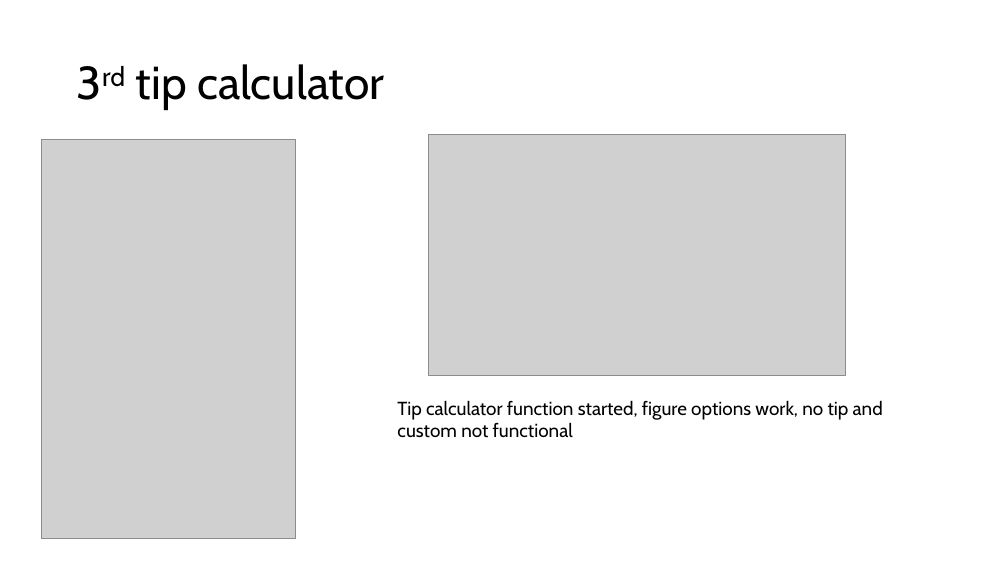
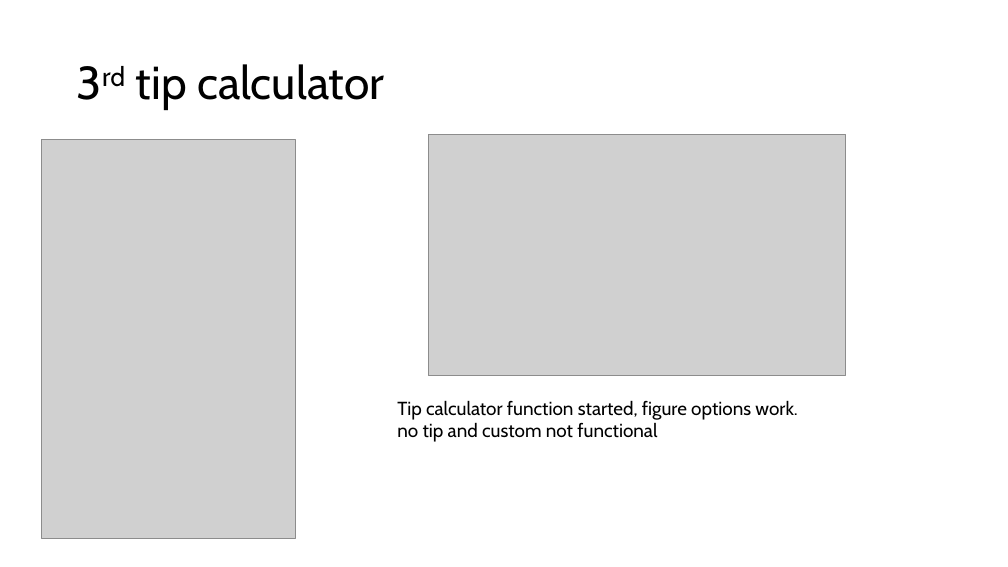
Before and after one commit to PengoPango/403IT_Programming_repos, a slide deck: slide 4 of 403_Programming/assignments/tipcalculatorprogress_screenshots.pptx. Drawn at 1008x567 pixels with LibreOffice and Linux fonts; fonts in the diff are those of the drawing; grey boxes stand for pictures. Boxes give left, top, right and bottom in pixels: in the first picture for what was removed or moved away, otherwise in the second. Text is boxed around its words. In the diff, an @@ line names an element or a change of style, - is before the commit and + after.

```diff
--- a/403_Programming/assignments/tipcalculatorprogress_screenshots.pptx
+++ b/403_Programming/assignments/tipcalculatorprogress_screenshots.pptx
@@ text at box(397, 400, 797, 442): text changed @@
-Tip calculator function started, figure options work, no tip and custom not functional
+Tip calculator function started, figure options work.
+no tip and custom not functional
```
Also in this commit, not shown: 4 other slides changed, 1 slide added, 1 slide removed, 4 other files.
